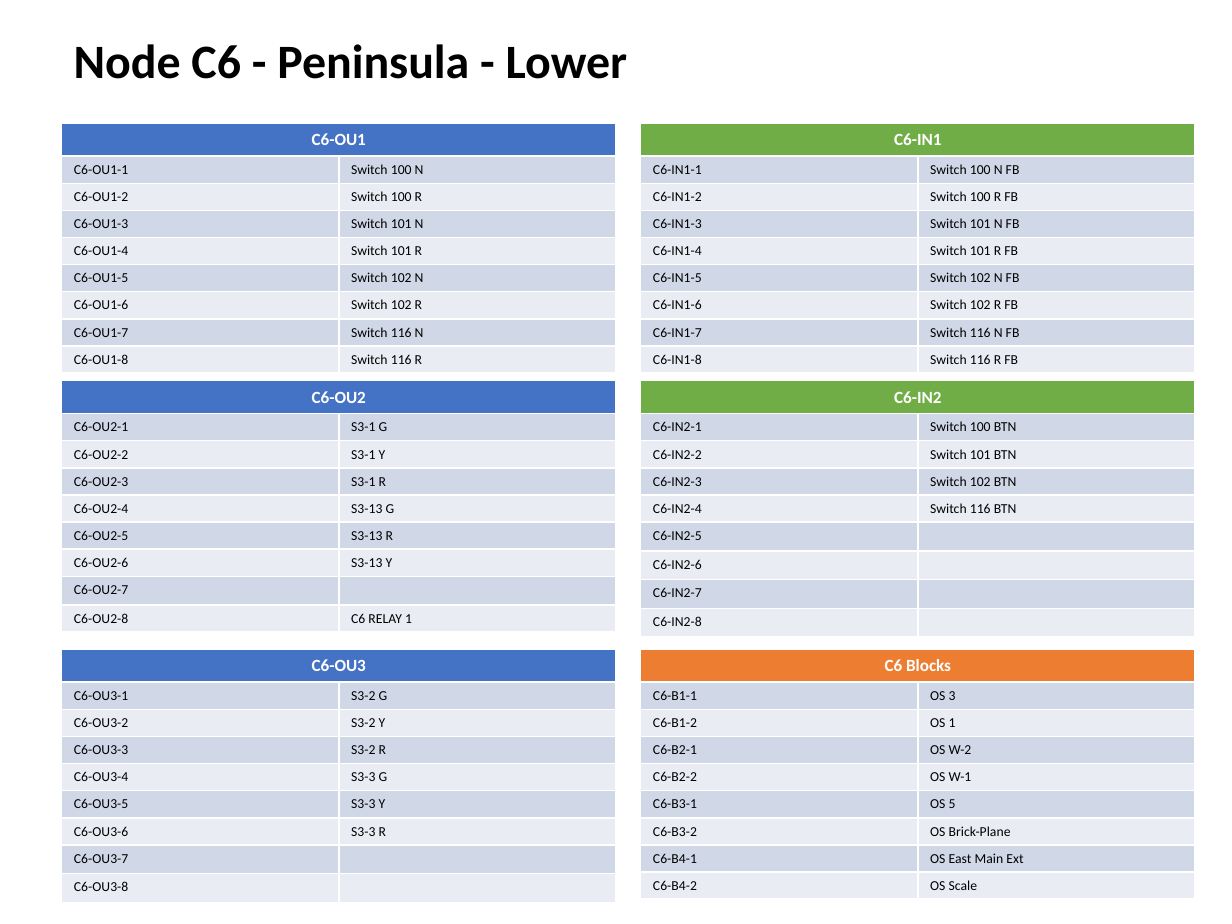
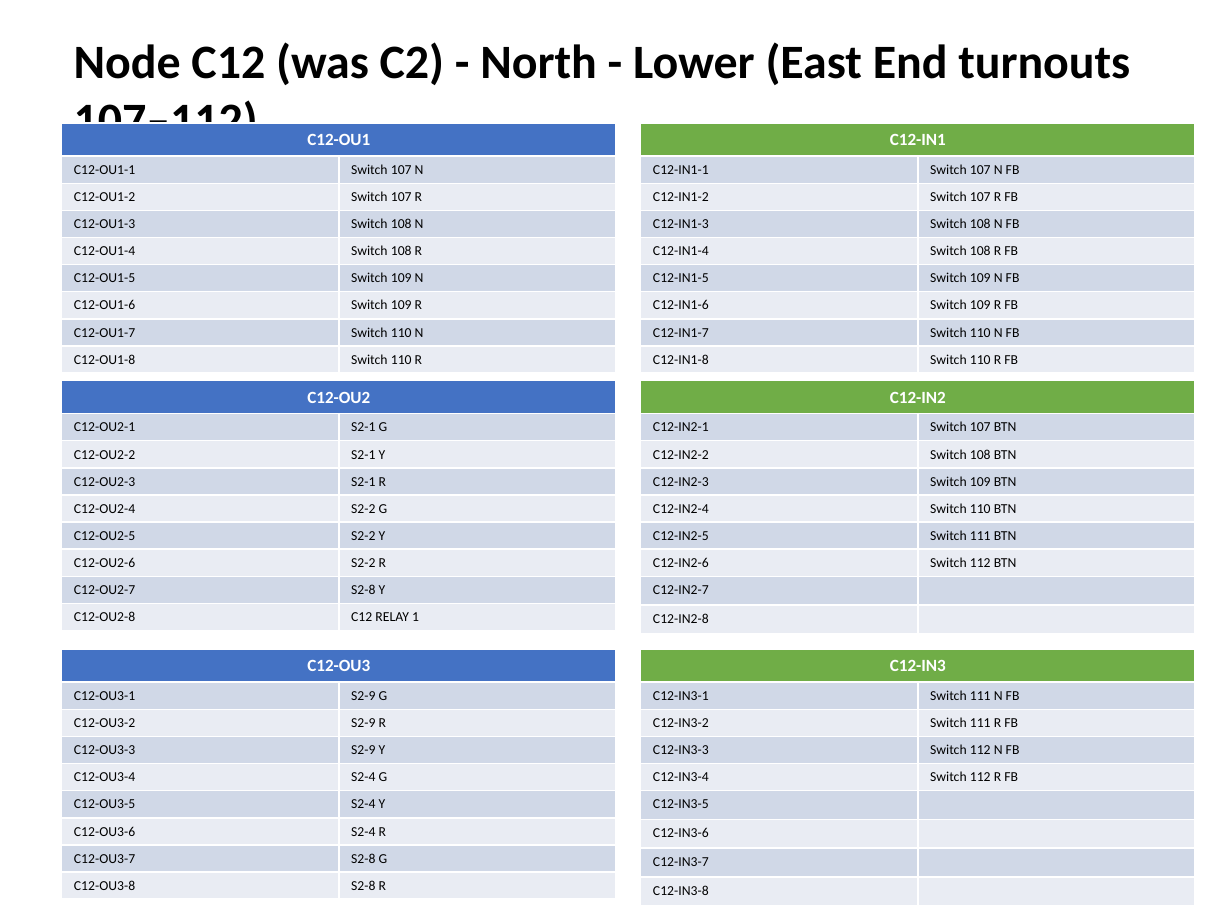
Before and after one commit to lnevo/hart, a slide deck: slide 8 of docs/wiring/Wiring_Schematic.pptx. Drawn at 1232x924 pixels with LibreOffice and Linux fonts; fonts in the diff are those of the drawing. Boxes give left, top, right and bottom in pixels: in the first picture for what was removed or moved away, otherwise in the second. Text is boxed around its words. In the diff, an @@ line names an element or a change of style, - is before the commit and + after.

```diff
--- a/docs/wiring/Wiring_Schematic.pptx
+++ b/docs/wiring/Wiring_Schematic.pptx
@@ text at [74, 42, 1130, 124]: text changed @@
-Node C6 - Peninsula - Lower
+Node C12 (was C2) - North - Lower (East End turnouts 107–112)
@@ table at [62, 123, 616, 368] @@
-row 1, column 1: C6-OU1
+row 1, column 1: C12-OU1
-row 2, column 1: C6-OU1-1
+row 2, column 1: C12-OU1-1
-row 2, column 2: Switch 100 N
+row 2, column 2: Switch 107 N
-row 3, column 1: C6-OU1-2
+row 3, column 1: C12-OU1-2
-row 3, column 2: Switch 100 R
+row 3, column 2: Switch 107 R
-row 4, column 1: C6-OU1-3
+row 4, column 1: C12-OU1-3
-row 4, column 2: Switch 101 N
+row 4, column 2: Switch 108 N
-row 5, column 1: C6-OU1-4
+row 5, column 1: C12-OU1-4
-row 5, column 2: Switch 101 R
+row 5, column 2: Switch 108 R
-row 6, column 1: C6-OU1-5
+row 6, column 1: C12-OU1-5
-row 6, column 2: Switch 102 N
+row 6, column 2: Switch 109 N
-row 7, column 1: C6-OU1-6
+row 7, column 1: C12-OU1-6
-row 7, column 2: Switch 102 R
+row 7, column 2: Switch 109 R
-row 8, column 1: C6-OU1-7
+row 8, column 1: C12-OU1-7
-row 8, column 2: Switch 116 N
+row 8, column 2: Switch 110 N
-row 9, column 1: C6-OU1-8
+row 9, column 1: C12-OU1-8
-row 9, column 2: Switch 116 R
+row 9, column 2: Switch 110 R
@@ table at [641, 123, 1195, 368] @@
-row 1, column 1: C6-IN1
+row 1, column 1: C12-IN1
-row 2, column 1: C6-IN1-1
+row 2, column 1: C12-IN1-1
-row 2, column 2: Switch 100 N FB
+row 2, column 2: Switch 107 N FB
-row 3, column 1: C6-IN1-2
+row 3, column 1: C12-IN1-2
-row 3, column 2: Switch 100 R FB
+row 3, column 2: Switch 107 R FB
-row 4, column 1: C6-IN1-3
+row 4, column 1: C12-IN1-3
-row 4, column 2: Switch 101 N FB
+row 4, column 2: Switch 108 N FB
-row 5, column 1: C6-IN1-4
+row 5, column 1: C12-IN1-4
-row 5, column 2: Switch 101 R FB
+row 5, column 2: Switch 108 R FB
-row 6, column 1: C6-IN1-5
+row 6, column 1: C12-IN1-5
-row 6, column 2: Switch 102 N FB
+row 6, column 2: Switch 109 N FB
-row 7, column 1: C6-IN1-6
+row 7, column 1: C12-IN1-6
-row 7, column 2: Switch 102 R FB
+row 7, column 2: Switch 109 R FB
-row 8, column 1: C6-IN1-7
+row 8, column 1: C12-IN1-7
-row 8, column 2: Switch 116 N FB
+row 8, column 2: Switch 110 N FB
-row 9, column 1: C6-IN1-8
+row 9, column 1: C12-IN1-8
-row 9, column 2: Switch 116 R FB
+row 9, column 2: Switch 110 R FB
@@ table at [62, 381, 616, 625] @@
-row 1, column 1: C6-OU2
+row 1, column 1: C12-OU2
-row 2, column 1: C6-OU2-1
+row 2, column 1: C12-OU2-1
-row 2, column 2: S3-1 G
+row 2, column 2: S2-1 G
-row 3, column 1: C6-OU2-2
+row 3, column 1: C12-OU2-2
-row 3, column 2: S3-1 Y
+row 3, column 2: S2-1 Y
-row 4, column 1: C6-OU2-3
+row 4, column 1: C12-OU2-3
-row 4, column 2: S3-1 R
+row 4, column 2: S2-1 R
-row 5, column 1: C6-OU2-4
+row 5, column 1: C12-OU2-4
-row 5, column 2: S3-13 G
+row 5, column 2: S2-2 G
-row 6, column 1: C6-OU2-5
+row 6, column 1: C12-OU2-5
-row 6, column 2: S3-13 R
+row 6, column 2: S2-2 Y
-row 7, column 1: C6-OU2-6
+row 7, column 1: C12-OU2-6
-row 7, column 2: S3-13 Y
+row 7, column 2: S2-2 R
-row 8, column 1: C6-OU2-7
+row 8, column 1: C12-OU2-7
-row 8, column 2: 
+row 8, column 2: S2-8 Y
-row 9, column 1: C6-OU2-8
+row 9, column 1: C12-OU2-8
-row 9, column 2: C6 RELAY 1
+row 9, column 2: C12 RELAY 1
@@ table at [641, 381, 1195, 627] @@
-row 1, column 1: C6-IN2
+row 1, column 1: C12-IN2
-row 2, column 1: C6-IN2-1
+row 2, column 1: C12-IN2-1
-row 2, column 2: Switch 100 BTN
+row 2, column 2: Switch 107 BTN
-row 3, column 1: C6-IN2-2
+row 3, column 1: C12-IN2-2
-row 3, column 2: Switch 101 BTN
+row 3, column 2: Switch 108 BTN
-row 4, column 1: C6-IN2-3
+row 4, column 1: C12-IN2-3
-row 4, column 2: Switch 102 BTN
+row 4, column 2: Switch 109 BTN
-row 5, column 1: C6-IN2-4
+row 5, column 1: C12-IN2-4
-row 5, column 2: Switch 116 BTN
+row 5, column 2: Switch 110 BTN
-row 6, column 1: C6-IN2-5
+row 6, column 1: C12-IN2-5
-row 6, column 2: 
+row 6, column 2: Switch 111 BTN
-row 7, column 1: C6-IN2-6
+row 7, column 1: C12-IN2-6
-row 7, column 2: 
+row 7, column 2: Switch 112 BTN
-row 8, column 1: C6-IN2-7
+row 8, column 1: C12-IN2-7
-row 9, column 1: C6-IN2-8
+row 9, column 1: C12-IN2-8
@@ table at [62, 649, 616, 894] @@
-row 1, column 1: C6-OU3
+row 1, column 1: C12-OU3
-row 2, column 1: C6-OU3-1
+row 2, column 1: C12-OU3-1
-row 2, column 2: S3-2 G
+row 2, column 2: S2-9 G
-row 3, column 1: C6-OU3-2
+row 3, column 1: C12-OU3-2
-row 3, column 2: S3-2 Y
+row 3, column 2: S2-9 R
-row 4, column 1: C6-OU3-3
+row 4, column 1: C12-OU3-3
-row 4, column 2: S3-2 R
+row 4, column 2: S2-9 Y
-row 5, column 1: C6-OU3-4
+row 5, column 1: C12-OU3-4
-row 5, column 2: S3-3 G
+row 5, column 2: S2-4 G
-row 6, column 1: C6-OU3-5
+row 6, column 1: C12-OU3-5
-row 6, column 2: S3-3 Y
+row 6, column 2: S2-4 Y
-row 7, column 1: C6-OU3-6
+row 7, column 1: C12-OU3-6
-row 7, column 2: S3-3 R
+row 7, column 2: S2-4 R
-row 8, column 1: C6-OU3-7
+row 8, column 1: C12-OU3-7
-row 8, column 2: 
+row 8, column 2: S2-8 G
-row 9, column 1: C6-OU3-8
+row 9, column 1: C12-OU3-8
-row 9, column 2: 
+row 9, column 2: S2-8 R
@@ table at [641, 649, 1195, 899] @@
-row 1, column 1: C6 Blocks
+row 1, column 1: C12-IN3
-row 2, column 1: C6-B1-1
+row 2, column 1: C12-IN3-1
-row 2, column 2: OS 3
+row 2, column 2: Switch 111 N FB
-row 3, column 1: C6-B1-2
+row 3, column 1: C12-IN3-2
-row 3, column 2: OS 1
+row 3, column 2: Switch 111 R FB
-row 4, column 1: C6-B2-1
+row 4, column 1: C12-IN3-3
-row 4, column 2: OS W-2
+row 4, column 2: Switch 112 N FB
-row 5, column 1: C6-B2-2
+row 5, column 1: C12-IN3-4
-row 5, column 2: OS W-1
+row 5, column 2: Switch 112 R FB
-row 6, column 1: C6-B3-1
+row 6, column 1: C12-IN3-5
-row 6, column 2: OS 5
+row 6, column 2: 
-row 7, column 1: C6-B3-2
+row 7, column 1: C12-IN3-6
-row 7, column 2: OS Brick-Plane
+row 7, column 2: 
-row 8, column 1: C6-B4-1
+row 8, column 1: C12-IN3-7
-row 8, column 2: OS East Main Ext
+row 8, column 2: 
-row 9, column 1: C6-B4-2
+row 9, column 1: C12-IN3-8
-row 9, column 2: OS Scale
+row 9, column 2: 
@@ fill #ED7D31 to #70AD47 in row 1, column 1 @@
```
Also in this commit, not shown: 14 other slides changed, 16 other files.
